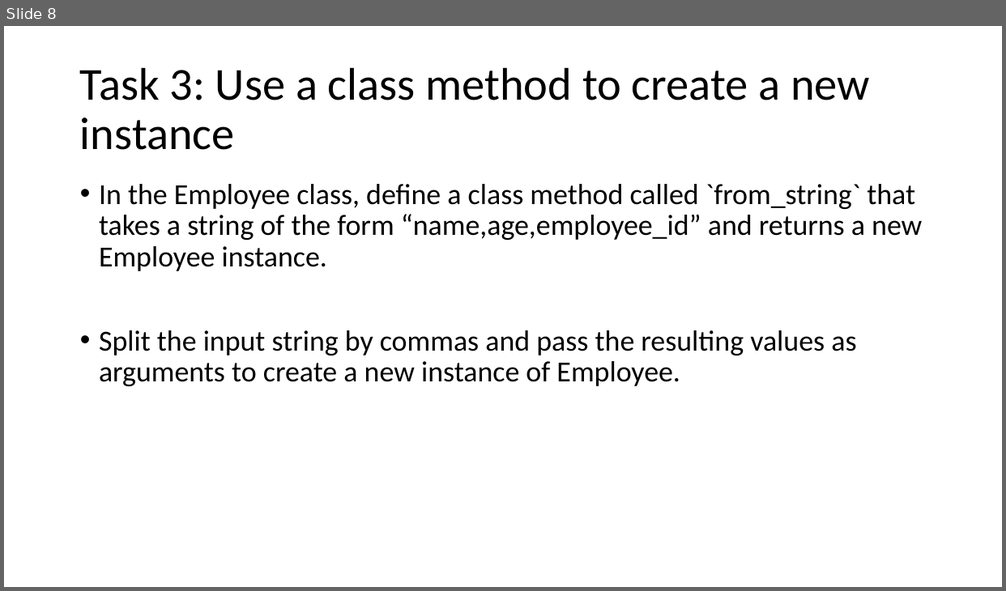
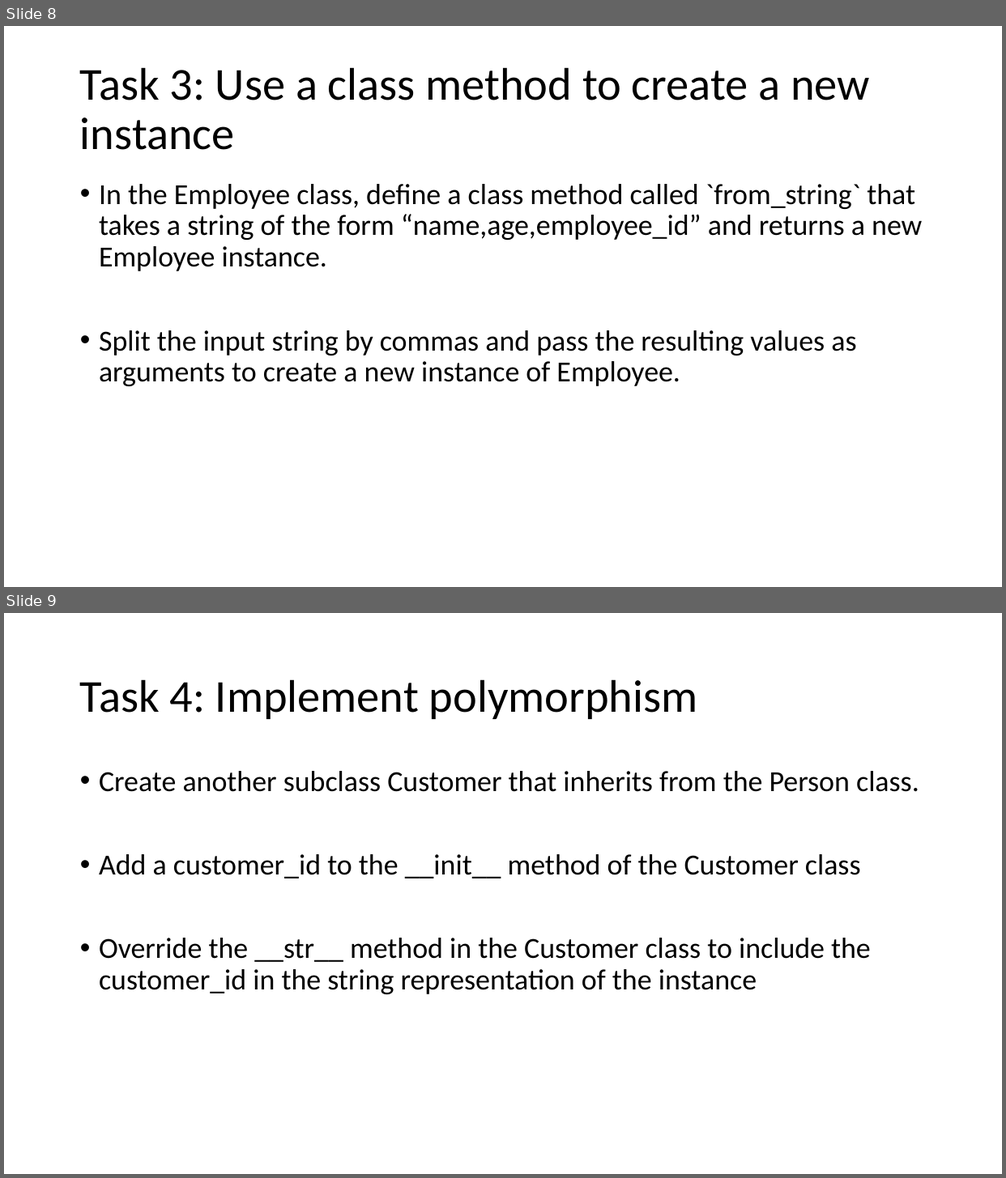
Before and after one commit to Nguh-Prince/Introduction-to-Flask-and-Django, a slide deck: Practical Exercise 1.pptx. Shown one above the other, each under a label of ours: slide 8 before the commit, slides 8 and 9 after it. The pictures are 1006x591 and 1006x1178 pixels, drawn with LibreOffice and Linux fonts; fonts in the diff are those of the drawing. Boxes give left, top, right and bottom in pixels: in the first picture for what was removed or moved away, otherwise in the second. Text is boxed around its words. In the diff, an @@ line names an element or a change of style, - is before the commit and + after.

```diff
--- a/Practical Exercise 1.pptx
+++ b/Practical Exercise 1.pptx
@@ slide 9 added at <box>4,613,1002,1174</box>, background #FFFFFF @@
@@ title added at <box>80,679,698,719</box>, 44 pt, text #000000 @@
+Task 4: Implement polymorphism
@@ text added at <box>99,771,919,995</box>, 28 pt, text #000000 @@
+• Create another subclass Customer that inherits from the Person class.
+• Add a customer_id to the __init__ method of the Customer class
+• Override the __str__ method in the Customer class to include the customer_id in the string representation of the instance
```
Also in this commit, not shown: 1 slide changed, 2 other slides added, 1 other file.
